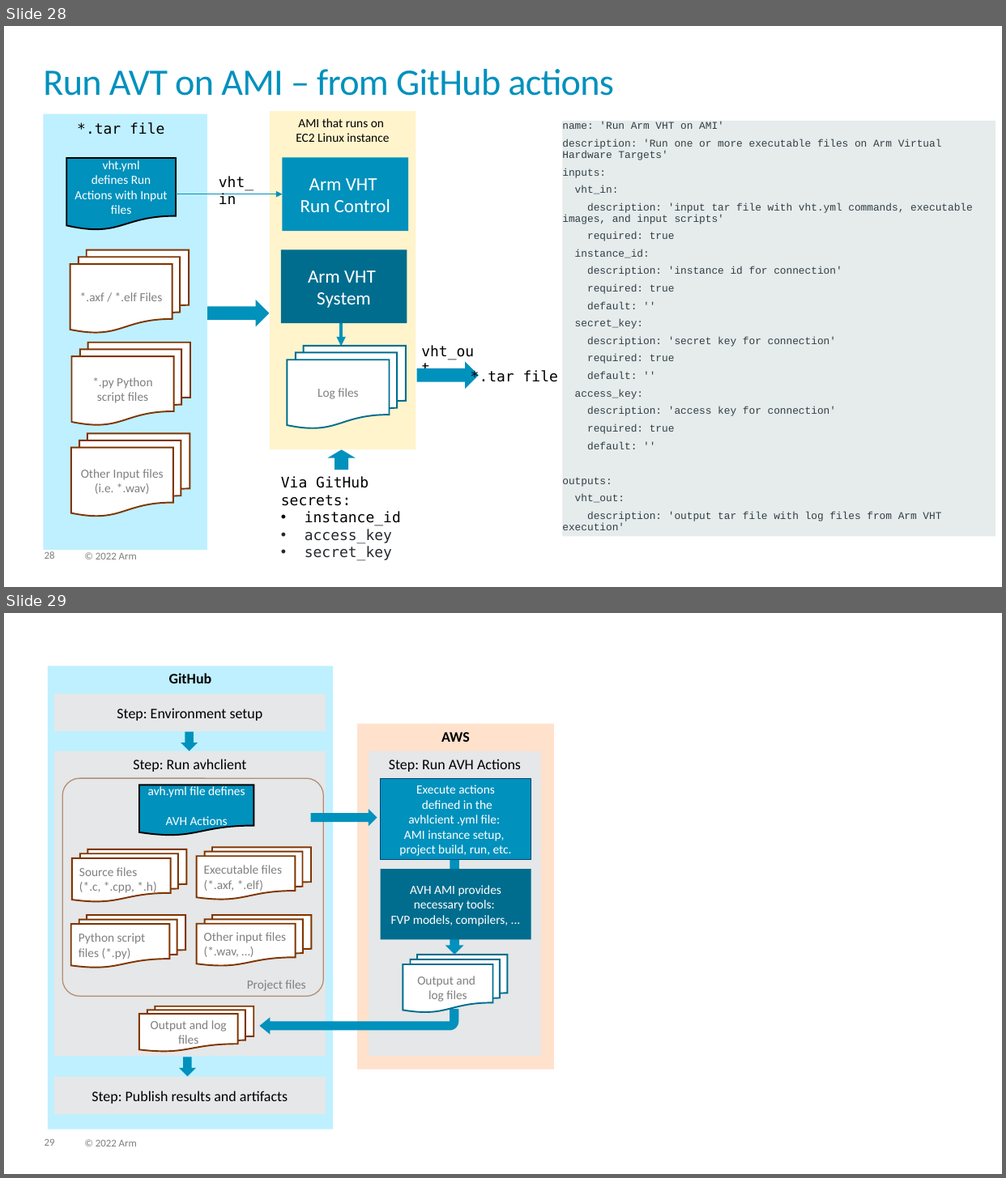
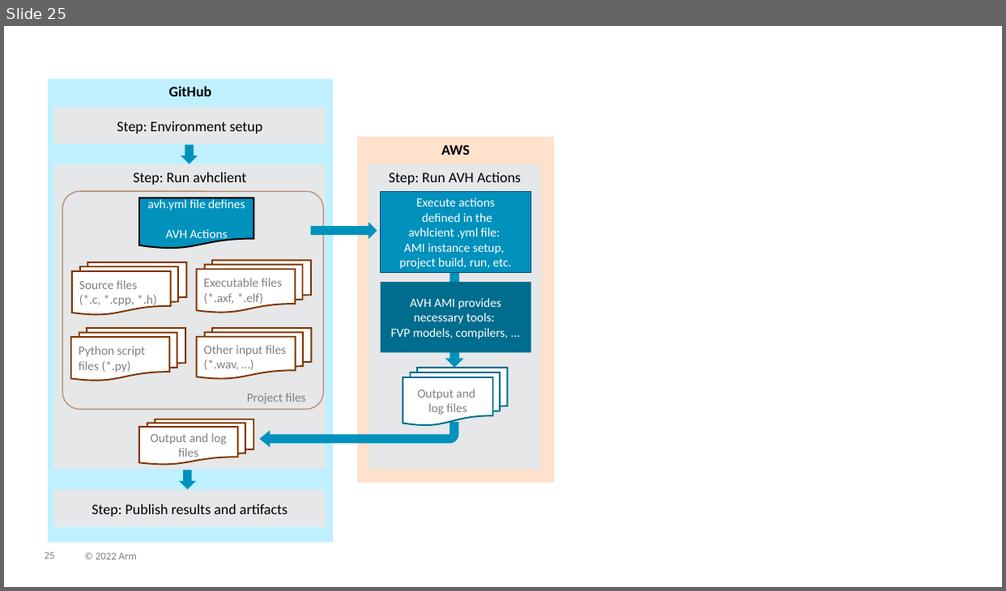
Before and after one commit to ARM-software/AVH, a slide deck: DoxyGen/overview/src/images/img_src.pptx. Shown one above the other, each under a label of ours: slides 28 and 29 before the commit, slide 25 after it. The pictures are 1006x1178 and 1006x591 pixels, drawn with LibreOffice and Linux fonts; fonts in the diff are those of the drawing; background and template pictures are left out. Boxes give left, top, right and bottom in pixels: in the first picture for what was removed or moved away, otherwise in the second. Text is boxed around its words. In the diff, an @@ line names an element or a change of style, - is before the commit and + after.

Commit message:
workflow image update

```diff
--- a/DoxyGen/overview/src/images/img_src.pptx
+++ b/DoxyGen/overview/src/images/img_src.pptx
@@ slide 28 removed at (x1=4, y1=26, x2=1002, y2=587), background #FFFFFF; not listed: 2 template elements that a slide beside it also shows @@
@@ title removed at (x1=43, y1=69, x2=614, y2=96) @@
-Run AVT on AMI – from GitHub actions
@@ rectangle removed at (x1=43, y1=114, x2=206, y2=551) @@
@@ text removed at (x1=77, y1=122, x2=164, y2=135) @@
-*.tar file
@@ rectangle removed at (x1=270, y1=111, x2=415, y2=450) @@
-AMI that runs on
-EC2 Linux instance
@@ rectangle removed at (x1=562, y1=120, x2=995, y2=536) @@
-name: 'Run Arm VHT on AMI'
-description: 'Run one or more executable files on Arm Virtual Hardware Targets'
-inputs:
-vht_in:
-description: 'input tar file with vht.yml commands, executable images, and input scripts'
-required: true
-instance_id:
-description: 'instance id for connection'
-required: true
-default: ''
-secret_key:
-description: 'secret key for connection'
-required: true
-default: ''
-access_key:
-description: 'access key for connection'
-required: true
-default: ''
-outputs:
-vht_out:
-description: 'output tar file with log files from Arm VHT execution'
@@ flow chart document removed at (x1=67, y1=158, x2=177, y2=230) @@
-vht.yml
-defines Run Actions with Input files
@@ rectangle removed at (x1=283, y1=158, x2=408, y2=231) @@
-Arm VHT
-Run Control
@@ arrow removed from (176, 194) to (283, 194) @@
@@ text removed at (x1=219, y1=176, x2=253, y2=204) @@
-vht_in
@@ flow chart multidocument removed at (x1=70, y1=250, x2=189, y2=333) @@
-*.axf / *.elf Files
@@ rectangle removed at (x1=281, y1=250, x2=407, y2=323) @@
-Arm VHT
-System
@@ right arrow removed at (x1=207, y1=300, x2=270, y2=327) @@
@@ arrow removed from (341, 324) to (341, 347) @@
@@ flow chart multidocument removed at (x1=71, y1=343, x2=190, y2=426) @@
-*.py Python script files
@@ flow chart multidocument removed at (x1=287, y1=346, x2=406, y2=429) @@
-Log files
@@ right arrow removed at (x1=417, y1=362, x2=479, y2=389) @@
@@ text removed at (x1=471, y1=370, x2=558, y2=383) @@
-*.tar file
@@ flow chart multidocument removed at (x1=71, y1=434, x2=190, y2=517) @@
-Other Input files (i.e. *.wav)
@@ right arrow removed at (x1=327, y1=450, x2=355, y2=470) @@
@@ text removed at (x1=281, y1=476, x2=401, y2=561) @@
-Via GitHub secrets:
-• instance_id
-• access_key
-• secret_key
@@ text removed at (x1=575, y1=494, x2=624, y2=503) @@
-vht_out
@@ what was slide 29 is now slide 25 @@
@@ page number at (x1=44, y1=552, x2=55, y2=559): text changed @@
-29
+25
```
Also in this commit, not shown: 1 slide changed, 1 slide added, 4 other slides removed, 1 other file.
